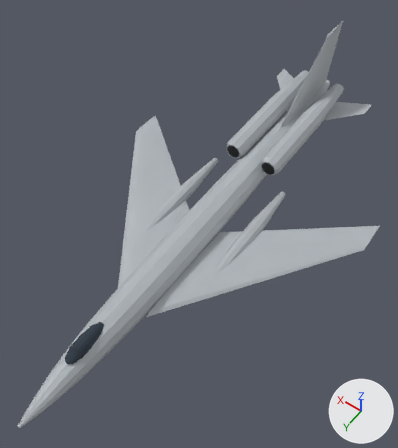
The glTF model media/tu22.glb, before and after one commit.
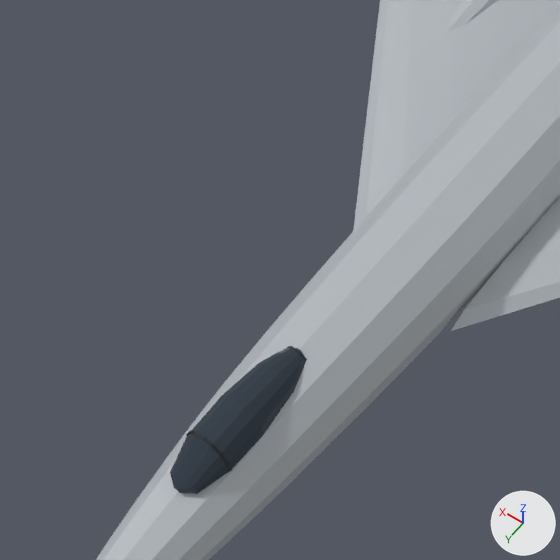
Old and new are each drawn whole from a camera (50 mm lens) standing at (-15.8, 22.6, 35.2) and looking at (-0.4, 1.1, 1.3) and again close up on the part from 4% to 45% of the width and 49% to 86% of the height. Arrows for +X, +Y and +Z are at lower right; the lights stay in place. The first two pictures are the older version. Where no turn or scale is listed for an object, it has been applied to the vertices. Vertices at exactly the same position are counted once.

The first close-up shows 'Canopy Frame', 'Cockpit Glass', 'Fuselage', 'Gear Pods', 'Wing L', 'Wing R' and 1 more.
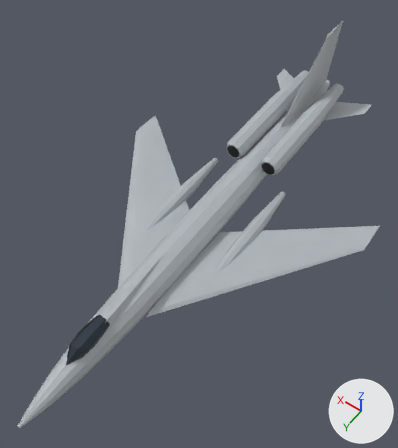
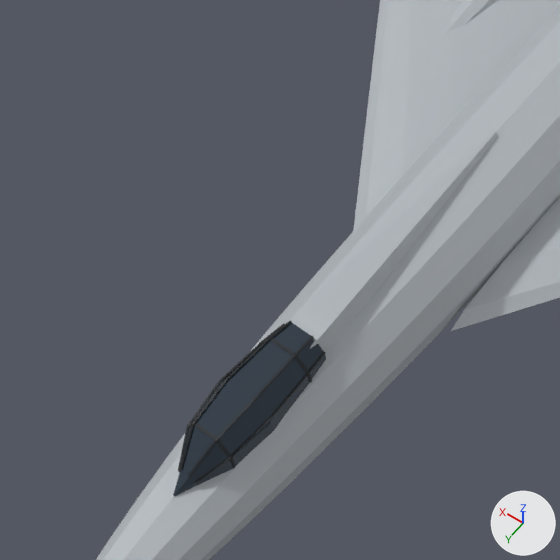
Changed parts and their boxes (x1, y1, x2, y2) in the close-ups (560 x 560 px):
'Cockpit Glass', reshaped (13% wider, 19% taller)
    before: (170, 348, 305, 494)
    after: (173, 322, 326, 496)
'Dorsal Fairing', added
    after: (288, 130, 498, 355)
'Canopy Frame', reshaped (21% wider, 29% taller)
    before: (186, 346, 307, 472)
    after: (178, 321, 325, 484)
part 1 of me_canopy_frame, deleted
    before: (287, 346, 307, 362)
part 2 of me_canopy_frame, built on
    before: (186, 430, 232, 472)
    after: (178, 321, 325, 484)

The change, as a diff of the scene's bpy script:
```diff
--- a/media/tu22.glb.py
+++ b/media/tu22.glb.py
@@ me_canopy_frame @@
 # used by ob_canopy_frame; location = (0.0, 0.0, 0.0)
-me_canopy_frame.from_pydata(...)  # 36 vertices, 36 faces; spans x -0.56..0.56, y 11.95..14.53, z 1.11..1.85
+me_canopy_frame.from_pydata(...)  # 104 vertices, 168 faces; spans x -0.68..0.68, y 11.7..15.12, z 1.05..2.09
+# me_canopy_frame part 1: the loose piece of 18 vertices spanning x -0.3..0.3, y 11.95..12.01, z 1.11..1.46 is deleted
+# me_canopy_frame part 2
+# 18 vertices are removed from x -0.56..0.56, y 14.47..14.53, z 1.11..1.85
+# 18 faces are deleted
+# 52 vertices are added at x -0.68..0.64, y 11.7..15.12, z 1.05..2.09
+# 40 new vertices lie (0.04, 0.0, 0.0) away from vertices in x -0.68..0.64, y 11.7..15.12, z 1.17..2.09
+# 12 new vertices lie (0.0, 0.06, 0.0) away from vertices in x -0.6..0.6, y 12.21..14.38, z 1.05..1.99
+# 168 new faces join them
 me_canopy_frame.materials.append(mat_ac_dark)
@@ me_cockpit_glass @@
 # used by ob_cockpit_glass; location = (0.0, 0.0, 0.0)
-me_cockpit_glass.from_pydata(...)  # 63 vertices, 122 faces; spans x -0.57..0.57, y 11.8..15.4, z 1.11..1.9
+me_cockpit_glass.from_pydata(...)  # 36 vertices, 68 faces; spans x -0.65..0.65, y 11.7..15.5, z 1.05..2.05
+# me_cockpit_glass part 3: the whole mesh is rebuilt
 me_cockpit_glass.materials.append(mat_ac_glass)
@@ me_dorsal_fairing @@
+me_dorsal_fairing.from_pydata(...)  # 16 vertices, 28 faces; spans x -0.48..0.48, y 5.62..12.46, z 1.23..1.81
+me_dorsal_fairing.materials.append(mat_ac_base)  # grey #afb6bb
@@ ob_dorsal_fairing @@
+ob_dorsal_fairing = bpy.data.objects.new('Dorsal Fairing', me_dorsal_fairing)
+ob_dorsal_fairing.location = (0.0, 0.0, 0.0)
```
